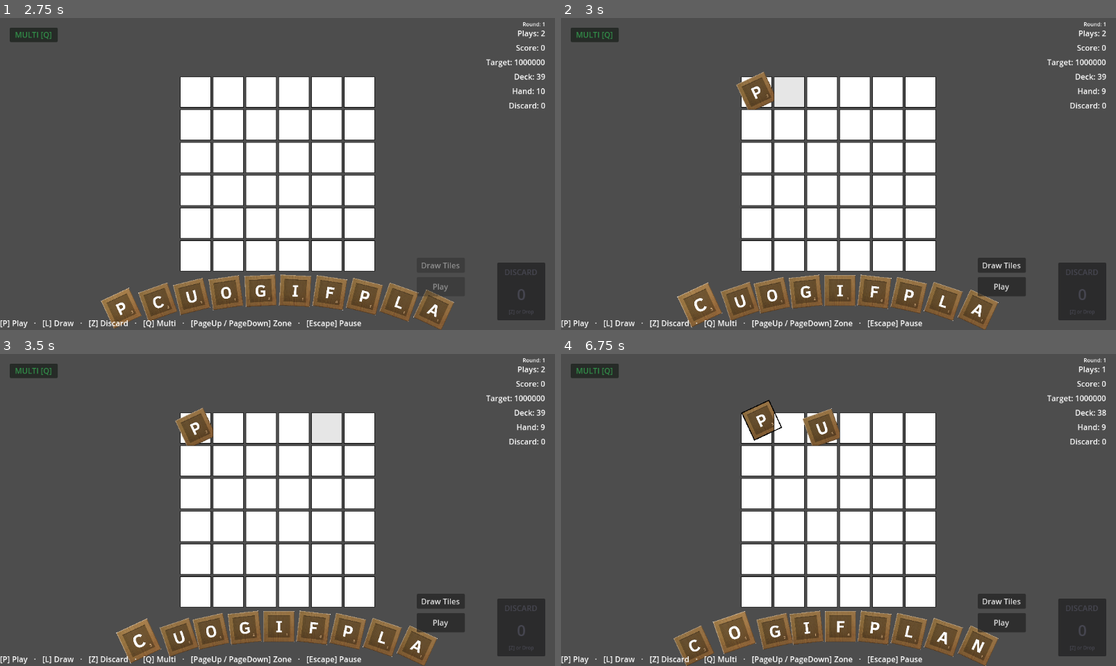
Above: before the commit, frames 1-4 (two rows, left to right).
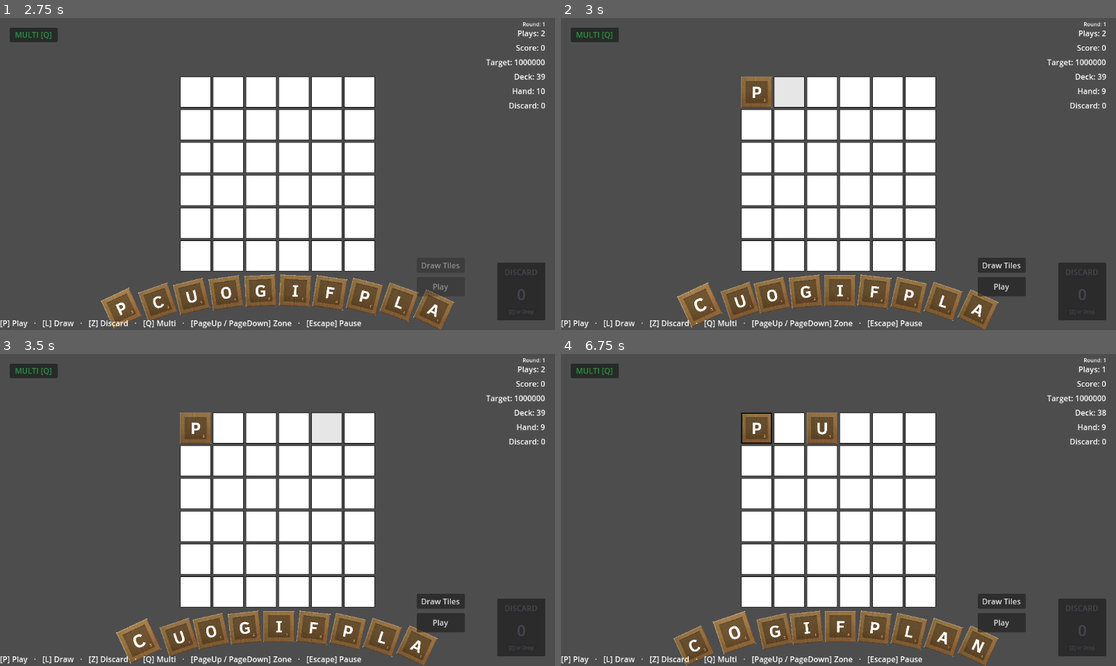
Above: after the commit, the same moments.

Repository: rcmilan/godot-scrabblerabble
Game: Godot game, scene res://scenes/title_screen/title_screen.tscn
Two runs of this game, one before a commit and one after it. Both use one fixed random seed, a clock stepped at 60 frames per second and the inputs below.
Inputs (mouse positions are in pixels of both pictures, inside the frame that each line leads up to):
- Up to frame 1 (2.75 s): click "New Game" at 0.5 s; click "New Game" at 1.25 s; click "Start Run" at 2 s
- Up to frame 2 (3 s): tap Enter (ui_accept) at 2.75 s; drag from (755, 92) to (894, 105) at 2.77 s
- Up to frame 3 (3.5 s): no input
- Up to frame 4 (6.75 s): click "Play" at 3.5 s; click "Draw Tiles" at 4.25 s; tap Enter (ui_accept) at 5, 6.5 s; drag from (760, 419) to (810, 572) at 5.02 s; tap Space (confirm_action) at 5.75 s; move the mouse to (788, 428) at 5.77 s; hold D (navigate_right) 5.78-6.5 s; tap L (draw_tiles) at 5.85 s; click (788, 428) at 5.92 s; drag from (821, 428) to (672, 463) at 6.52 s

Frame 1 is identical in both runs. In frame 2, 0.3% of the frame differs, in the area x 31-39%, y 17-30%; in frame 3, 0.3%; in frame 4, 0.8%, in the area x 32-51%, y 14-30%.

Commit message:
fix: reset tile rotation to 0 when placing on board or returning to hand

Diff:
--- a/scripts/controllers/tile_placement_handler.gd
+++ b/scripts/controllers/tile_placement_handler.gd
@@ -78,6 +78,7 @@
 		tile.get_parent().remove_child(tile)
 	cell.tile_anchor.add_child(tile)
 	tile.position = Vector2.ZERO
+	tile.rotation = 0.0
 
 	# Use atomic state management to ensure tile-cell binding consistency
 	tile.attach_to_cell(cell)
@@ -173,6 +174,7 @@
 		tile.restore_cell_binding()
 
 	tile.position = Vector2.ZERO
+	tile.rotation = 0.0
 	tile._update_visual()
 	print("[Gameplay] Tile %s returned to cell: %s" % [tile.name, tile.current_cell.name])
 
@@ -259,11 +261,13 @@
 	board_tile.get_parent().remove_child(board_tile)
 	hand.add_tile(board_tile)
 	board_tile.position = Vector2.ZERO
+	board_tile.rotation = 0.0
 
 	# Move hand tile to board
 	hand.remove_tile(hand_tile)
 	board_cell.tile_anchor.add_child(hand_tile)
 	hand_tile.position = Vector2.ZERO
+	hand_tile.rotation = 0.0
 	hand_tile.attach_to_cell(board_cell)
 	hand_tile.location = Tile.TileLocation.ON_BOARD
 
